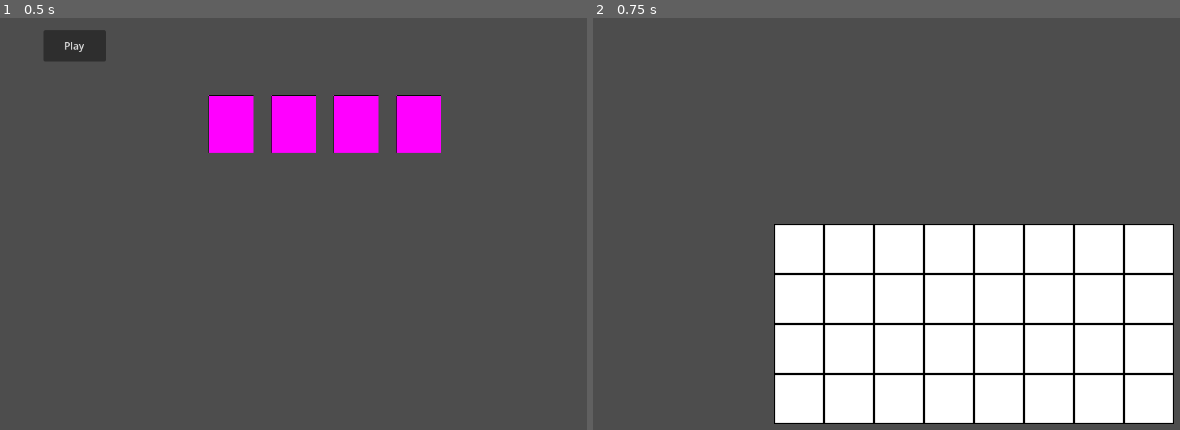
Above: before the commit, frames 1-2 (left to right).
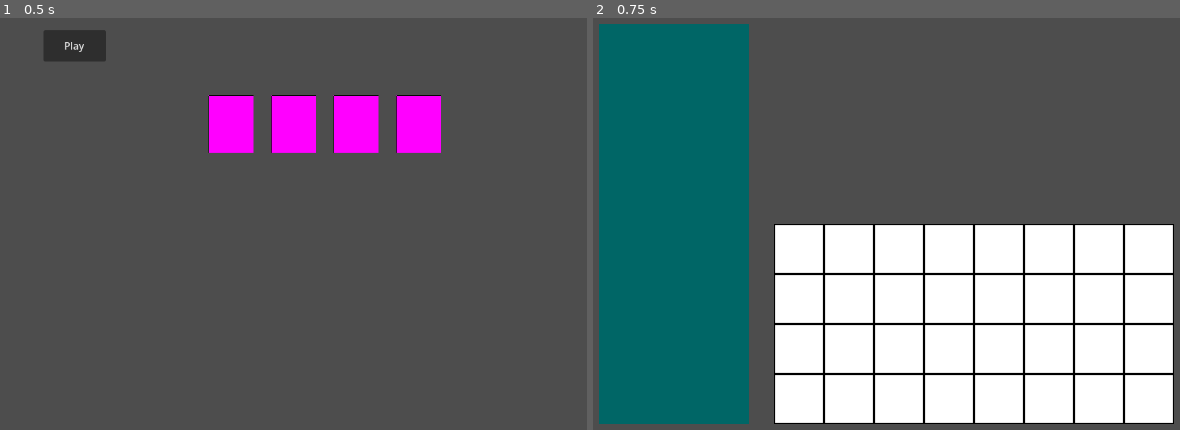
Above: after the commit, the same moments.

Repository: PM-Micael/Project-Dungeon-Life
Game: Godot game, scene res://Scenes/Clients/team_loadout_menu.tscn
The game is run twice, just before and just after one commit, with the same random seed, the same clock (stepped at 60 frames per second) and the same inputs.
Inputs:
- Up to frame 1 (0.5 s): no input
- Up to frame 2 (0.75 s): click "Play" at 0.5 s

Frame 1 is identical in both runs. In frame 2, 25% of the frame differs, in the area x 1-27%, y 1-99%.

Commit message:
WHen entering thee eteam_lineup_scene you can freely choose and move around the positions of the characters on the virtual board.

Diff:
--- a/Scenes/Clients/UIComponents/clickable_object.tscn
+++ b/Scenes/Clients/UIComponents/clickable_object.tscn
@@ -1,6 +1,6 @@
 [gd_scene format=3 uid="uid://d38kd2l38rgp6"]
 
-[ext_resource type="Script" uid="uid://bk0f05xhbmpph" path="res://Scenes/Clients/UIComponents/clickable_entity.gd" id="1_kgsiq"]
+[ext_resource type="Script" uid="uid://bk0f05xhbmpph" path="res://Scenes/Clients/UIComponents/clickable_object.gd" id="1_kgsiq"]
 
 [sub_resource type="RectangleShape2D" id="RectangleShape2D_5cg7g"]
 size = Vector2(520, 520)
--- a/Scenes/Clients/UIComponents/entity_select_component.gd
+++ b/Scenes/Clients/UIComponents/entity_select_component.gd
@@ -3,17 +3,17 @@
 
 signal selected
 
-@export var entity_scene: Entity
+@export var entity: Entity
 
 @onready var sprite: Sprite2D = get_node_or_null("Sprite2D")
 
 @onready var clickable_entity: ClickableObject = get_node_or_null("ClickableEntity")
 
 func _ready() -> void:
-	var entity_sprite: Sprite2D = entity_scene.get_node_or_null("Sprite2D")
+	var entity_sprite: Sprite2D = entity.get_node_or_null("Sprite2D")
 
 	if entity_sprite:
 		sprite.texture = entity_sprite.texture
 
 func on_clicked():
-	selected.emit(entity_scene)
+	selected.emit(entity)
--- a/Scenes/Clients/UIComponents/team_slot_1.tscn
+++ b/Scenes/Clients/UIComponents/team_slot_1.tscn
@@ -1,7 +1,7 @@
 [gd_scene format=3 uid="uid://dy0w5o8217e1y"]
 
 [ext_resource type="Script" uid="uid://cnspguj2vu6ra" path="res://Scenes/Clients/team_slot.gd" id="1_08iwr"]
-[ext_resource type="Script" uid="uid://bk0f05xhbmpph" path="res://Scenes/Clients/UIComponents/clickable_entity.gd" id="2_pdov1"]
+[ext_resource type="Script" uid="uid://bk0f05xhbmpph" path="res://Scenes/Clients/UIComponents/clickable_object.gd" id="2_pdov1"]
 
 [sub_resource type="PlaceholderTexture2D" id="PlaceholderTexture2D_kgiqf"]
 size = Vector2(360, 460)
--- a/Scenes/Clients/team_lineup_menu.gd
+++ b/Scenes/Clients/team_lineup_menu.gd
@@ -4,12 +4,32 @@
 @onready var player_characters: Array[Entity] # (Self note) Instanciated scenes. NOT added as children
 @onready var enemy_characters: Array[Entity]
 @onready var board: Node2D = get_node("Board")
-@onready var selected_friendly_character
+@onready var map_tiles_scene: MapTiles = get_node_or_null("Board/MapTiles")
+@onready var ui_scene: Control = get_node_or_null("UI")
+
+@onready var currently_selected_tile: Tile
+@onready var currently_selected_character: Entity
 
 func _ready() -> void:
-	place_friendly_characters()
+	map_tiles_scene.tile_clicked.connect(_on_tile_clicked)
+	create_fiendly_characters_on_ui()
+	place_friendly_characters_board()
 
-func place_friendly_characters(): # Maybe only run on ready
+func create_fiendly_characters_on_ui():
+	var entity_select_component_scene: PackedScene = load(("res://Scenes/Clients/UIComponents/entity_select_component.tscn"))
+	var loop_itteration: int = 0
+	var column: int = 1
+	for c in player_characters:
+		var entity_select_component_instance: EntitySelectComponent = entity_select_component_scene.instantiate()
+		entity_select_component_instance.selected.connect(place_friendly_characters_ui)
+		entity_select_component_instance.entity = c
+		entity_select_component_instance.scale = Vector2(0.25, 0.25)
+		entity_select_component_instance.position = Vector2(-600*column, -300+(loop_itteration*200))
+
+		ui_scene.get_node("FriendlyCharacterContainers").add_child(entity_select_component_instance)
+		loop_itteration += 1
+
+func place_friendly_characters_board(): # Maybe only run on ready
 	var entity_container_scene: PackedScene = load("res://Scripts/Entities/entity_container.tscn")
 
 	var loop_itteration: int = 0
@@ -31,3 +51,37 @@
 
 		loop_itteration += 1
 	return
+
+func place_friendly_characters_ui(entity: Entity):
+	currently_selected_character = entity
+	place_character_on_tile()
+
+func _on_tile_clicked(tile: Tile):
+	currently_selected_tile = tile
+	place_character_on_tile()
+
+func _on_character_clicked(entity_select_component: EntitySelectComponent):
+	#entity_select_component.entity = currently_selected_character
+	place_character_on_tile()
+
+func place_character_on_tile():
+	if currently_selected_character == null:
+		print("Select character")
+		return
+	elif currently_selected_tile == null:
+		print("Select tile")
+		return
+
+	for c in player_characters:
+		if c == currently_selected_character:
+			c.position.x = currently_selected_tile.position.x + 50
+			c.position.y = currently_selected_tile.position.y + 50
+
+			var instances: Array[Node] = get_node("Board/Characters").get_children()
+			for i in instances:
+				if i.entity == c:
+					i.position = c.position
+					break
+
+	#currently_selected_character = null
+	currently_selected_tile = null
--- a/Scenes/Clients/team_lineup_menu.tscn
+++ b/Scenes/Clients/team_lineup_menu.tscn
@@ -14,3 +14,22 @@
 
 [node name="Camera2D" type="Camera2D" parent="." unique_id=139511734]
 zoom = Vector2(0.8, 0.8)
+
+[node name="UI" type="Control" parent="." unique_id=20420931]
+layout_mode = 3
+anchors_preset = 0
+offset_right = 40.0
+offset_bottom = 40.0
+mouse_filter = 2
+
+[node name="FriendlyCharacterContainers" type="Node2D" parent="UI" unique_id=2112734781]
+
+[node name="Style" type="Node2D" parent="UI/FriendlyCharacterContainers" unique_id=2093928566]
+z_index = -5
+position = Vector2(-750, -400)
+
+[node name="ColorRect" type="ColorRect" parent="UI/FriendlyCharacterContainers/Style" unique_id=944984054]
+offset_right = 300.0
+offset_bottom = 800.0
+mouse_filter = 2
+color = Color(0, 0.40100813, 0.40172544, 1)
--- a/Scenes/Clients/team_loadout_menu.gd
+++ b/Scenes/Clients/team_loadout_menu.gd
@@ -50,7 +50,7 @@
 	for character in available_characters:
 		character_preview_instance = entity_menu_select.instantiate()
 
-		character_preview_instance.entity_scene = character
+		character_preview_instance.entity = character
 		character_preview_instance.name += "_" + str(loop_itteration)
 		character_preview_instance.scale = Vector2(0.2, 0.2)
 		character_preview_instance.position = Vector2(100 * (loop_itteration+1), 500)
--- /dev/null
+++ b/Scenes/Environment/map_tiles.gd
@@ -0,0 +1,7 @@
+extends Node2D
+class_name MapTiles
+
+signal tile_clicked
+
+func on_tile_clicked(tile: Tile):
+	tile_clicked.emit(tile)
--- a/Scenes/Environment/map_tiles.tscn
+++ b/Scenes/Environment/map_tiles.tscn
@@ -1,10 +1,12 @@
 [gd_scene format=3 uid="uid://djuih4ym5jkn2"]
 
 [ext_resource type="Script" uid="uid://bpqlhl8q367sx" path="res://Scenes/Environment/tile.gd" id="1_8gl4x"]
+[ext_resource type="Script" uid="uid://6oi70l0j0xnl" path="res://Scenes/Environment/map_tiles.gd" id="1_kfbu7"]
 [ext_resource type="PackedScene" uid="uid://d38kd2l38rgp6" path="res://Scenes/Clients/UIComponents/clickable_object.tscn" id="2_n27b5"]
 [ext_resource type="PackedScene" uid="uid://b2elcwb3kpxol" path="res://Scenes/Environment/tile_style.tscn" id="3_uv4bv"]
 
 [node name="MapTiles" type="Node2D" unique_id=2113342636]
+script = ExtResource("1_kfbu7")
 
 [node name="FriendlySide" type="Node2D" parent="." unique_id=1567904702]
 
--- a/Scenes/Environment/tile.gd
+++ b/Scenes/Environment/tile.gd
@@ -1,5 +1,7 @@
 extends Node2D
 class_name Tile
 
+@onready var map_tiles_scene: MapTiles = get_parent().get_parent().get_parent()
+
 func on_clicked():
-	print("Tile Clicked")
+	map_tiles_scene.on_tile_clicked(self)
Renamed: Scenes/Clients/UIComponents/clickable_entity.gd -> Scenes/Clients/UIComponents/clickable_object.gd
Renamed: Scenes/Clients/UIComponents/clickable_entity.gd.uid -> Scenes/Clients/UIComponents/clickable_object.gd.uid
Not shown, added: Scenes/Environment/map_tiles.gd.uid
